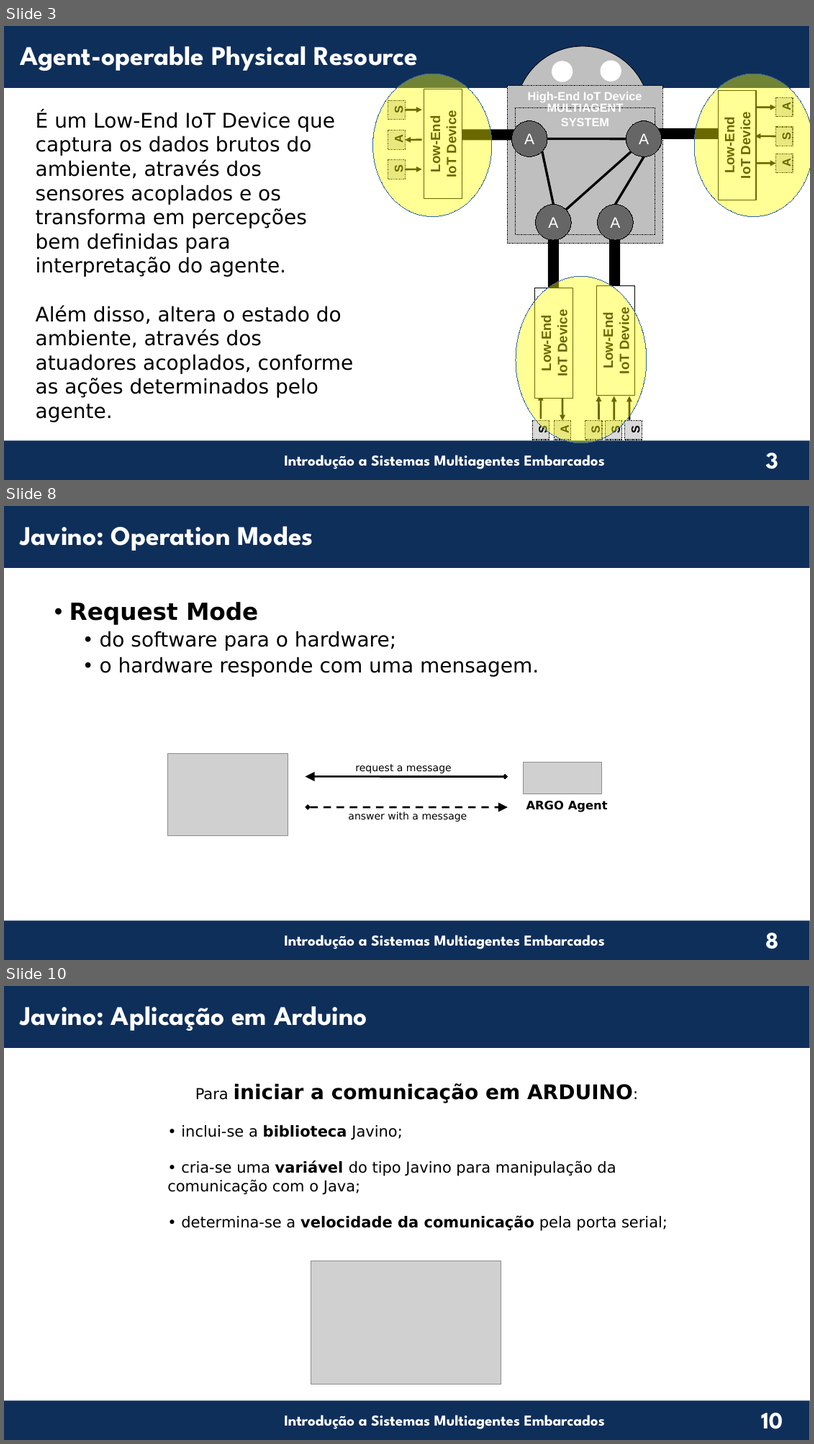
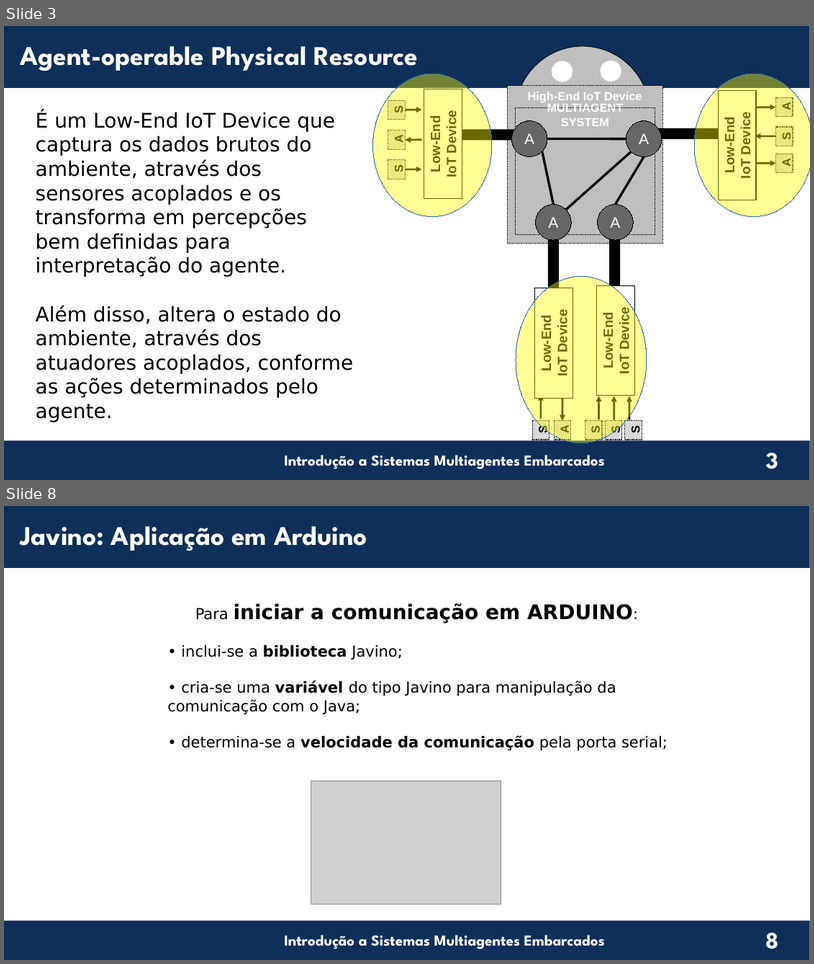
Before and after one commit to chon-group/distributedAndEmbeddedAI, a slide deck: course/11-PhysicalResource/AgentOperablePhysicalResource_20240609.odp. Shown one above the other, each under a label of ours: slides 3, 8 and 10 before the commit, slides 3 and 8 after it; the slides between them are not shown. The pictures are 814x1444 and 814x964 pixels, drawn with LibreOffice and Linux fonts; fonts in the diff are those of the drawing; grey boxes stand for pictures; background and template pictures are left out. Boxes give left, top, right and bottom in pixels: in the first picture for what was removed or moved away, otherwise in the second. Text is boxed around its words. In the diff, an @@ line names an element or a change of style, - is before the commit and + after.

Commit message:
adjusting javino's slides

```diff
--- a/course/11-PhysicalResource/AgentOperablePhysicalResource_20240609.odp
+++ b/course/11-PhysicalResource/AgentOperablePhysicalResource_20240609.odp
@@ slide 8 removed at [4, 506, 810, 960], background #FFFFFF; not listed: 4 template elements that a slide beside it also shows @@
@@ text removed at [20, 526, 313, 551] @@
-Javino: Operation Modes
@@ text removed at [70, 602, 539, 677] @@
-• Request Mode
-  • do software para o hardware;
-  • o hardware responde com uma mensagem.
@@ picture removed at [168, 754, 288, 836] @@
@@ text removed at [355, 764, 452, 773] @@
-request a message
@@ picture removed at [524, 762, 602, 794] @@
@@ freeform shape removed at [305, 777, 506, 777] @@
@@ freeform shape removed at [309, 807, 509, 807] @@
@@ text removed at [527, 800, 608, 812] @@
-ARGO Agent
@@ text removed at [348, 811, 468, 821] @@
-answer with a message
@@ what was slide 10 is now slide 8 @@
@@ page number at [766, 932, 779, 949]: text changed @@
-10
+8
```
Also in this commit, not shown: 4 slides added, 5 other slides removed.
